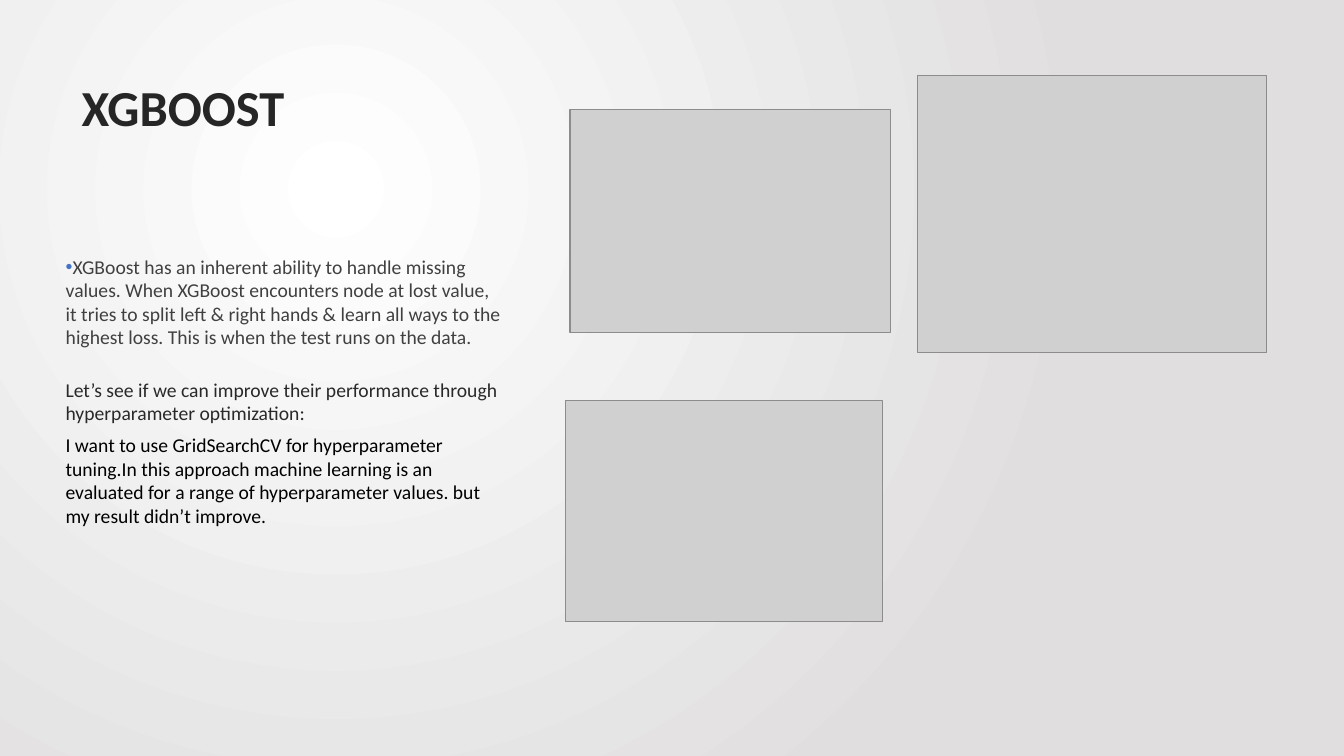
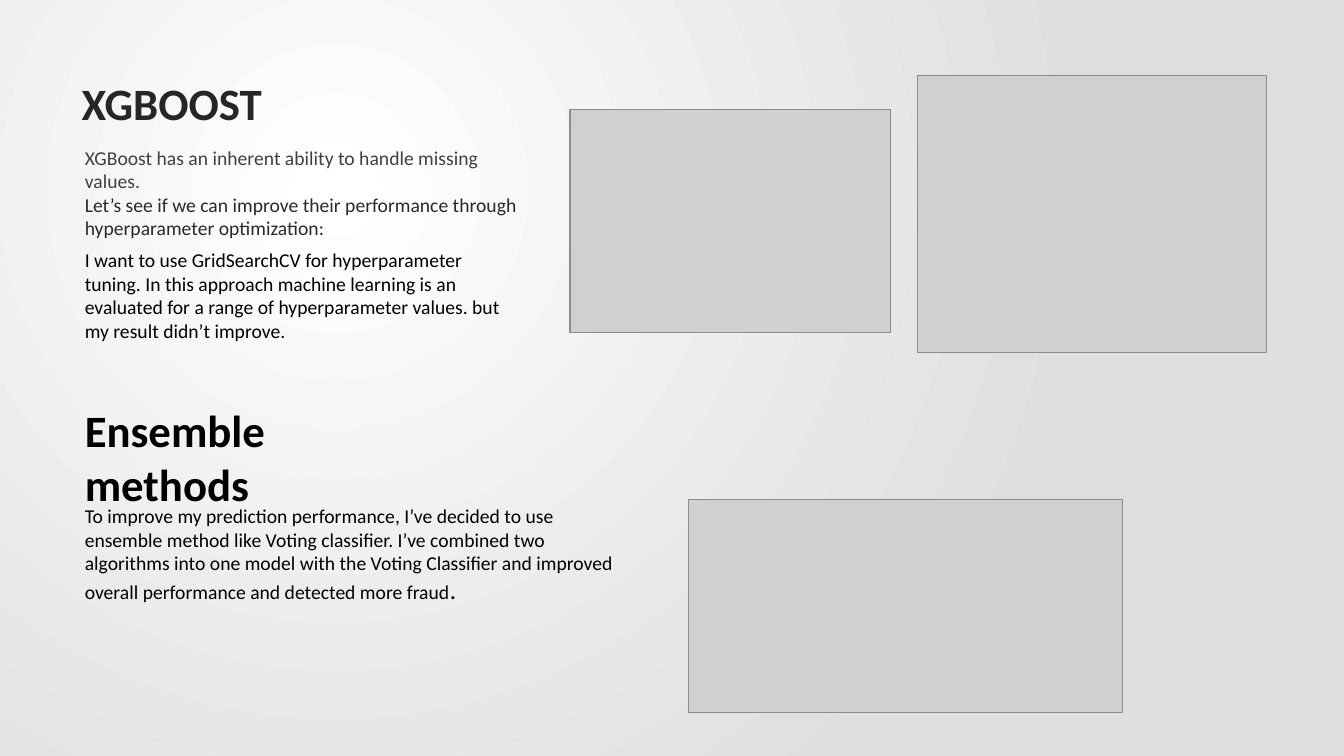
Before and after one commit to Nastaranra/Springboard_Project, a slide deck: slide 12 of Unit 20/Final_Presentation_Credit_card_Fraud_Detection.pptx (slide 13 before the commit). Drawn at 1344x756 pixels with LibreOffice and Linux fonts; fonts in the diff are those of the drawing; grey boxes stand for pictures. Boxes give left, top, right and bottom in pixels: in the first picture for what was removed or moved away, otherwise in the second. Text is boxed around its words. In the diff, an @@ line names an element or a change of style, - is before the commit and + after.

```diff
--- a/Unit 20/Final_Presentation_Credit_card_Fraud_Detection.pptx
+++ b/Unit 20/Final_Presentation_Credit_card_Fraud_Detection.pptx
@@ text "XGBOOST" at <box>82,90,262,121</box>: size 36 to 32 pt @@
@@ text at <box>85,151,478,188</box>: text changed @@
-• XGBoost has an inherent ability to handle missing values. When XGBoost encounters node at lost value, it tries to split left & right hands & learn all ways to the highest loss. This is when the test runs on the data.
+XGBoost has an inherent ability to handle missing values.
@@ text "Let’s see if we can ...": place and size @@
-text "Let’s see if we can ..." at <box>66,383,497,526</box>
+text "Let’s see if we can ..." at <box>85,198,517,341</box>
@@ text at <box>85,253,499,341</box>: spaces changed @@
-I want to use GridSearchCV for hyperparameter tuning.In this approach machine learning is an evaluated for a range of hyperparameter values. but my result didn’t improve.
+I want to use GridSearchCV for hyperparameter tuning. In this approach machine learning is an evaluated for a range of hyperparameter values. but my result didn’t improve.
@@ text added at <box>85,415,265,512</box>, 32 pt, text #000000, bold @@
+Ensemble methods
@@ picture removed at <box>566,401,883,622</box> @@
@@ text added at <box>85,509,612,602</box>, 14 pt, text #000000 @@
+To improve my prediction performance, I’ve decided to use ensemble method like Voting classifier. I’ve combined two algorithms into one model with the Voting Classifier and improved overall performance and detected more fraud.
@@ picture added at <box>689,499,1123,713</box> @@
```
Also in this commit, not shown: 7 other slides changed, 3 slides removed.
